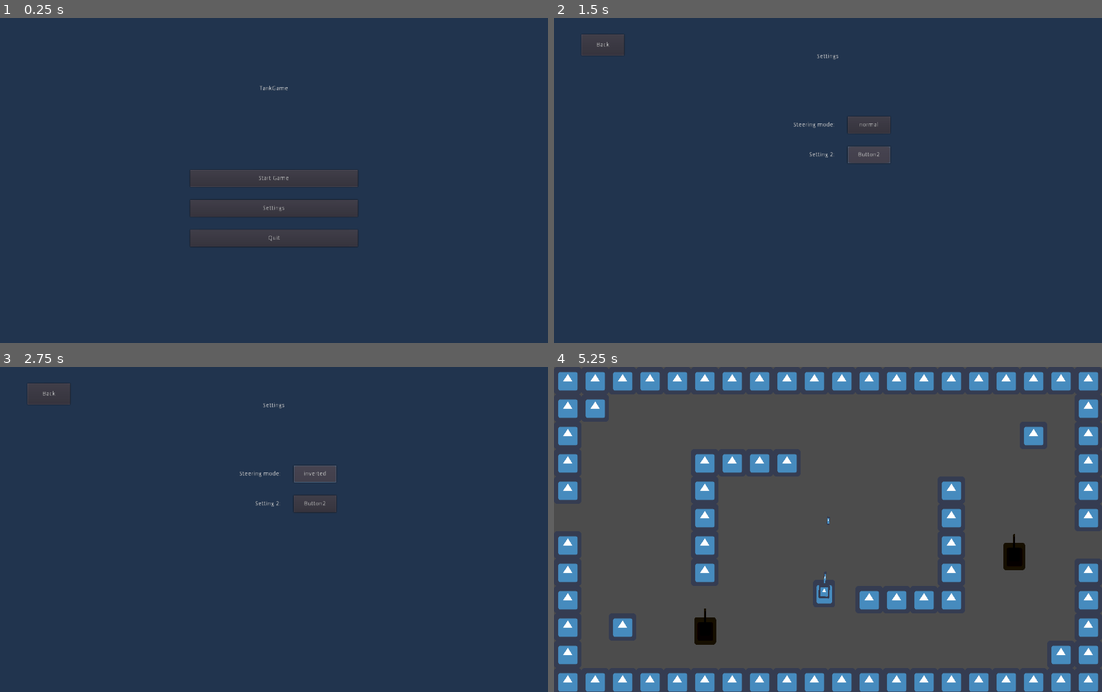
Above: before the commit, frames 1-4 (two rows, left to right).
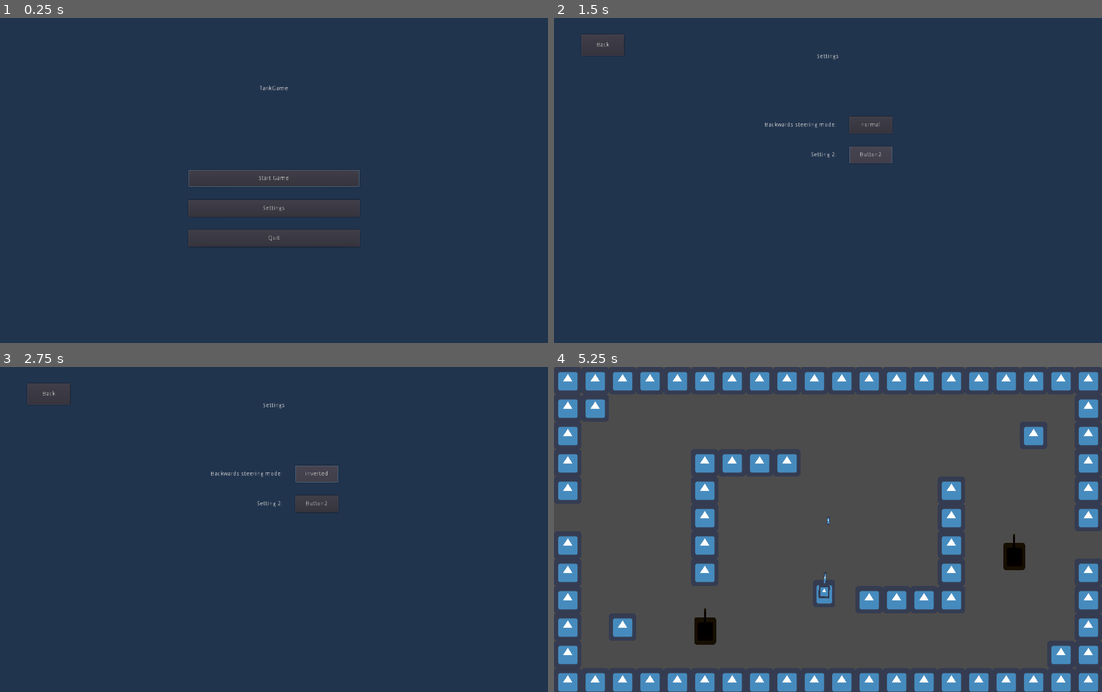
Above: after the commit, the same moments.

Repository: Stefan-Horst/TankGame
Game: Godot game, scene res://main.tscn
The game is run twice, just before and just after one commit, with the same random seed, the same clock (stepped at 60 frames per second) and the same inputs. The engine's default icon, where the game draws it, is replaced by a stand-in: a white triangle on a blue panel in a dark square.
Inputs:
- Up to frame 1 (0.25 s): no input
- Up to frame 2 (1.5 s): click "Settings" at 0.5 s; click "Button2" at 1.25 s
- Up to frame 3 (2.75 s): click "normal" at 2 s
- Up to frame 4 (5.25 s): click "inverted" at 2.75 s; click "normal" at 3.5 s; click "Back" at 4.25 s; click "Start Game" at 5 s

The runs differ from the first frame. In frame 1, 0.2% of the frame differs, in the area x 34-66%, y 46-71%; in frame 2, 0.2%; in frame 3, 0.3%, in the area x 38-62%, y 30-45%; in frame 4, nothing differs.

Commit message:
Improve UI structure and signal handling

Diff:
--- a/main.gd
+++ b/main.gd
@@ -1,8 +1,18 @@
 extends Node
 
 onready var game = $Game
+onready var menus = $Menus
 onready var menu_main = $Menus/MainMenu
 
+func _ready():
+	menu_main.btn_start_game.grab_focus()
+
+
 func _on_MainMenu_start_game():
+	menu_main.visible = false
 	game.visible = true
-	menu_main.visible = false
+
+
+func _on_MainMenu_quit():
+	## quit game properly
+	get_tree().notification(MainLoop.NOTIFICATION_WM_QUIT_REQUEST)
--- a/main.tscn
+++ b/main.tscn
@@ -23,6 +23,7 @@
 
 [node name="Networking" type="Node" parent="."]
 
+[connection signal="quit" from="Menus/MainMenu" to="." method="_on_MainMenu_quit"]
 [connection signal="settings_menu" from="Menus/MainMenu" to="Menus" method="_on_MainMenu_settings_menu"]
 [connection signal="start_game" from="Menus/MainMenu" to="." method="_on_MainMenu_start_game"]
 [connection signal="settings_back" from="Menus/Settings" to="Menus" method="_on_Settings_settings_back"]
--- a/menus.gd
+++ b/menus.gd
@@ -6,8 +6,10 @@
 func _on_MainMenu_settings_menu():
 	main_menu.visible = false
 	settings_menu.visible = true
+	settings_menu.btn_steering_mode.grab_focus()
 
 
 func _on_Settings_settings_back():
 	settings_menu.visible = false
 	main_menu.visible = true
+	main_menu.btn_start_game.grab_focus()
--- a/menus/settings.gd
+++ b/menus/settings.gd
@@ -4,17 +4,17 @@
 ## back to main menu
 signal settings_back()
 
-# normal = true; inverted = false
-var steering_mode = true
+# normal = false; inverted = true
+var steering_mode = false
 
-onready var btn_steering_mode = $VBoxContainer/HBoxContainer/VBoxContainer/VBoxContainerSteeringMode/BtnSteeringMode
+onready var btn_steering_mode = $"%BtnSteeringMode"
 
 func _on_BtnSteeringMode_pressed():
 	steering_mode = not steering_mode
 	if steering_mode:
+		btn_steering_mode.text = "inverted"
+	else:
 		btn_steering_mode.text = "normal"
-	else:
-		btn_steering_mode.text = "inverted"
 	emit_signal("change_steering_mode", steering_mode)
 
 
--- a/menus/settings.tscn
+++ b/menus/settings.tscn
@@ -1,6 +1,12 @@
-[gd_scene load_steps=2 format=2]
+[gd_scene load_steps=4 format=2]
 
 [ext_resource path="res://menus/settings.gd" type="Script" id=1]
+
+[sub_resource type="InputEventAction" id=1]
+action = "ui_cancel"
+
+[sub_resource type="ShortCut" id=2]
+shortcut = SubResource( 1 )
 
 [node name="Control" type="Control"]
 anchor_right = 1.0
@@ -20,6 +26,12 @@
 margin_right = 12.0
 margin_bottom = 20.0
 rect_min_size = Vector2( 100, 50 )
+focus_neighbour_left = NodePath("../VBoxContainer/MarginContainer/VBoxContainer/VBConSteeringMode/BtnSteeringMode")
+focus_neighbour_right = NodePath("../VBoxContainer/MarginContainer/VBoxContainer/VBConSteeringMode/BtnSteeringMode")
+focus_neighbour_bottom = NodePath("../VBoxContainer/MarginContainer/VBoxContainer/VBConSteeringMode/BtnSteeringMode")
+focus_next = NodePath("../VBoxContainer/MarginContainer/VBoxContainer/VBConSteeringMode/BtnSteeringMode")
+focus_previous = NodePath("../VBoxContainer/MarginContainer/VBoxContainer/VBoxContainer2/Button2")
+shortcut = SubResource( 2 )
 text = "Back"
 
 [node name="VBoxContainer" type="VBoxContainer" parent="."]
@@ -40,66 +52,72 @@
 align = 1
 valign = 1
 
-[node name="HBoxContainer" type="HBoxContainer" parent="VBoxContainer"]
+[node name="MarginContainer" type="MarginContainer" parent="VBoxContainer"]
 margin_top = 180.0
 margin_right = 800.0
 margin_bottom = 290.0
+rect_min_size = Vector2( 250, 0 )
+custom_constants/margin_right = 250
 
-[node name="VBoxContainer" type="VBoxContainer" parent="VBoxContainer/HBoxContainer"]
-margin_right = 546.0
+[node name="VBoxContainer" type="VBoxContainer" parent="VBoxContainer/MarginContainer"]
+margin_right = 550.0
 margin_bottom = 110.0
 rect_min_size = Vector2( 100, 0 )
 size_flags_horizontal = 3
 custom_constants/separation = 30
 alignment = 1
 
-[node name="VBoxContainerSteeringMode" type="HBoxContainer" parent="VBoxContainer/HBoxContainer/VBoxContainer"]
-margin_right = 546.0
+[node name="VBConSteeringMode" type="HBoxContainer" parent="VBoxContainer/MarginContainer/VBoxContainer"]
+margin_right = 550.0
 margin_bottom = 40.0
 size_flags_horizontal = 3
 custom_constants/separation = 30
 alignment = 2
 
-[node name="LabelSteeringMode" type="Label" parent="VBoxContainer/HBoxContainer/VBoxContainer/VBoxContainerSteeringMode"]
-margin_left = 319.0
+[node name="LabelSteeringMode" type="Label" parent="VBoxContainer/MarginContainer/VBoxContainer/VBConSteeringMode"]
+margin_left = 252.0
 margin_top = 13.0
-margin_right = 416.0
+margin_right = 420.0
 margin_bottom = 27.0
-text = "Steering mode:"
+text = "Backwards steering mode:"
 
-[node name="BtnSteeringMode" type="Button" parent="VBoxContainer/HBoxContainer/VBoxContainer/VBoxContainerSteeringMode"]
-margin_left = 446.0
-margin_right = 546.0
+[node name="BtnSteeringMode" type="Button" parent="VBoxContainer/MarginContainer/VBoxContainer/VBConSteeringMode"]
+unique_name_in_owner = true
+margin_left = 450.0
+margin_right = 550.0
 margin_bottom = 40.0
 rect_min_size = Vector2( 100, 40 )
+focus_neighbour_left = NodePath("../../../../../BtnBack")
+focus_neighbour_top = NodePath("../../../../../BtnBack")
+focus_neighbour_bottom = NodePath("../../VBoxContainer2/Button2")
+focus_next = NodePath("../../VBoxContainer2/Button2")
+focus_previous = NodePath("../../../../../BtnBack")
 text = "normal"
 
-[node name="VBoxContainer2" type="HBoxContainer" parent="VBoxContainer/HBoxContainer/VBoxContainer"]
+[node name="VBoxContainer2" type="HBoxContainer" parent="VBoxContainer/MarginContainer/VBoxContainer"]
 margin_top = 70.0
-margin_right = 546.0
+margin_right = 550.0
 margin_bottom = 110.0
 custom_constants/separation = 30
 alignment = 2
 
-[node name="Label2" type="Label" parent="VBoxContainer/HBoxContainer/VBoxContainer/VBoxContainer2"]
-margin_left = 356.0
+[node name="Label2" type="Label" parent="VBoxContainer/MarginContainer/VBoxContainer/VBoxContainer2"]
+margin_left = 360.0
 margin_top = 13.0
-margin_right = 416.0
+margin_right = 420.0
 margin_bottom = 27.0
 text = "Setting 2:"
 
-[node name="Button2" type="Button" parent="VBoxContainer/HBoxContainer/VBoxContainer/VBoxContainer2"]
-margin_left = 446.0
-margin_right = 546.0
+[node name="Button2" type="Button" parent="VBoxContainer/MarginContainer/VBoxContainer/VBoxContainer2"]
+margin_left = 450.0
+margin_right = 550.0
 margin_bottom = 40.0
 rect_min_size = Vector2( 100, 40 )
+focus_neighbour_top = NodePath("../../VBConSteeringMode/BtnSteeringMode")
+focus_neighbour_bottom = NodePath("../../../../../BtnBack")
+focus_next = NodePath("../../../../../BtnBack")
+focus_previous = NodePath("../../VBConSteeringMode/BtnSteeringMode")
 text = "Button2"
 
-[node name="MarginContainer" type="MarginContainer" parent="VBoxContainer/HBoxContainer"]
-margin_left = 550.0
-margin_right = 800.0
-margin_bottom = 110.0
-rect_min_size = Vector2( 250, 0 )
-
 [connection signal="pressed" from="BtnBack" to="." method="_on_BtnBack_pressed"]
-[connection signal="pressed" from="VBoxContainer/HBoxContainer/VBoxContainer/VBoxContainerSteeringMode/BtnSteeringMode" to="." method="_on_BtnSteeringMode_pressed"]
+[connection signal="pressed" from="VBoxContainer/MarginContainer/VBoxContainer/VBConSteeringMode/BtnSteeringMode" to="." method="_on_BtnSteeringMode_pressed"]
--- a/menus/title.gd
+++ b/menus/title.gd
@@ -1,15 +1,17 @@
 extends Control
 
 signal start_game()
+signal quit()
 signal settings_menu()
+
+onready var btn_start_game = $"%BtnStartGame"
 
 func _on_BtnStartGame_pressed():
 	emit_signal("start_game")
 
 
 func _on_BtnQuit_pressed():
-	## quit game properly
-	get_tree().notification(MainLoop.NOTIFICATION_WM_QUIT_REQUEST)
+	emit_signal("quit")
 
 
 func _on_BtnSettings_pressed():
--- a/menus/title.tscn
+++ b/menus/title.tscn
@@ -31,52 +31,56 @@
 align = 1
 valign = 1
 
-[node name="HBoxContainer" type="HBoxContainer" parent="VBoxContainer"]
+[node name="MarginContainer" type="MarginContainer" parent="VBoxContainer"]
 margin_top = 355.0
 margin_right = 800.0
 margin_bottom = 535.0
-alignment = 1
+rect_min_size = Vector2( 200, 20 )
+custom_constants/margin_right = 200
+custom_constants/margin_left = 200
 
-[node name="MarginContainerLeft" type="MarginContainer" parent="VBoxContainer/HBoxContainer"]
-margin_right = 200.0
-margin_bottom = 180.0
-rect_min_size = Vector2( 200, 20 )
-
-[node name="VBoxContainer" type="VBoxContainer" parent="VBoxContainer/HBoxContainer"]
-margin_left = 204.0
-margin_right = 596.0
+[node name="VBoxContainer" type="VBoxContainer" parent="VBoxContainer/MarginContainer"]
+margin_left = 200.0
+margin_right = 600.0
 margin_bottom = 180.0
 rect_min_size = Vector2( 100, 0 )
 size_flags_horizontal = 3
 custom_constants/separation = 30
 alignment = 1
 
-[node name="BtnStartGame" type="Button" parent="VBoxContainer/HBoxContainer/VBoxContainer"]
-margin_right = 392.0
+[node name="BtnStartGame" type="Button" parent="VBoxContainer/MarginContainer/VBoxContainer"]
+unique_name_in_owner = true
+margin_right = 400.0
 margin_bottom = 40.0
 rect_min_size = Vector2( 100, 40 )
+focus_neighbour_top = NodePath("../BtnQuit")
+focus_neighbour_bottom = NodePath("../BtnSettings")
+focus_next = NodePath("../BtnSettings")
+focus_previous = NodePath("../BtnQuit")
 text = "Start Game"
 
-[node name="BtnSettings" type="Button" parent="VBoxContainer/HBoxContainer/VBoxContainer"]
+[node name="BtnSettings" type="Button" parent="VBoxContainer/MarginContainer/VBoxContainer"]
 margin_top = 70.0
-margin_right = 392.0
+margin_right = 400.0
 margin_bottom = 110.0
 rect_min_size = Vector2( 100, 40 )
+focus_neighbour_top = NodePath("../BtnStartGame")
+focus_neighbour_bottom = NodePath("../BtnQuit")
+focus_next = NodePath("../BtnQuit")
+focus_previous = NodePath("../BtnStartGame")
 text = "Settings"
 
-[node name="BtnQuit" type="Button" parent="VBoxContainer/HBoxContainer/VBoxContainer"]
+[node name="BtnQuit" type="Button" parent="VBoxContainer/MarginContainer/VBoxContainer"]
 margin_top = 140.0
-margin_right = 392.0
+margin_right = 400.0
 margin_bottom = 180.0
 rect_min_size = Vector2( 100, 40 )
+focus_neighbour_top = NodePath("../BtnSettings")
+focus_neighbour_bottom = NodePath("../BtnStartGame")
+focus_next = NodePath("../BtnStartGame")
+focus_previous = NodePath("../BtnSettings")
 text = "Quit"
 
-[node name="MarginContainerRight" type="MarginContainer" parent="VBoxContainer/HBoxContainer"]
-margin_left = 600.0
-margin_right = 800.0
-margin_bottom = 180.0
-rect_min_size = Vector2( 200, 20 )
-
-[connection signal="pressed" from="VBoxContainer/HBoxContainer/VBoxContainer/BtnStartGame" to="." method="_on_BtnStartGame_pressed"]
-[connection signal="pressed" from="VBoxContainer/HBoxContainer/VBoxContainer/BtnSettings" to="." method="_on_BtnSettings_pressed"]
-[connection signal="pressed" from="VBoxContainer/HBoxContainer/VBoxContainer/BtnQuit" to="." method="_on_BtnQuit_pressed"]
+[connection signal="pressed" from="VBoxContainer/MarginContainer/VBoxContainer/BtnStartGame" to="." method="_on_BtnStartGame_pressed"]
+[connection signal="pressed" from="VBoxContainer/MarginContainer/VBoxContainer/BtnSettings" to="." method="_on_BtnSettings_pressed"]
+[connection signal="pressed" from="VBoxContainer/MarginContainer/VBoxContainer/BtnQuit" to="." method="_on_BtnQuit_pressed"]
